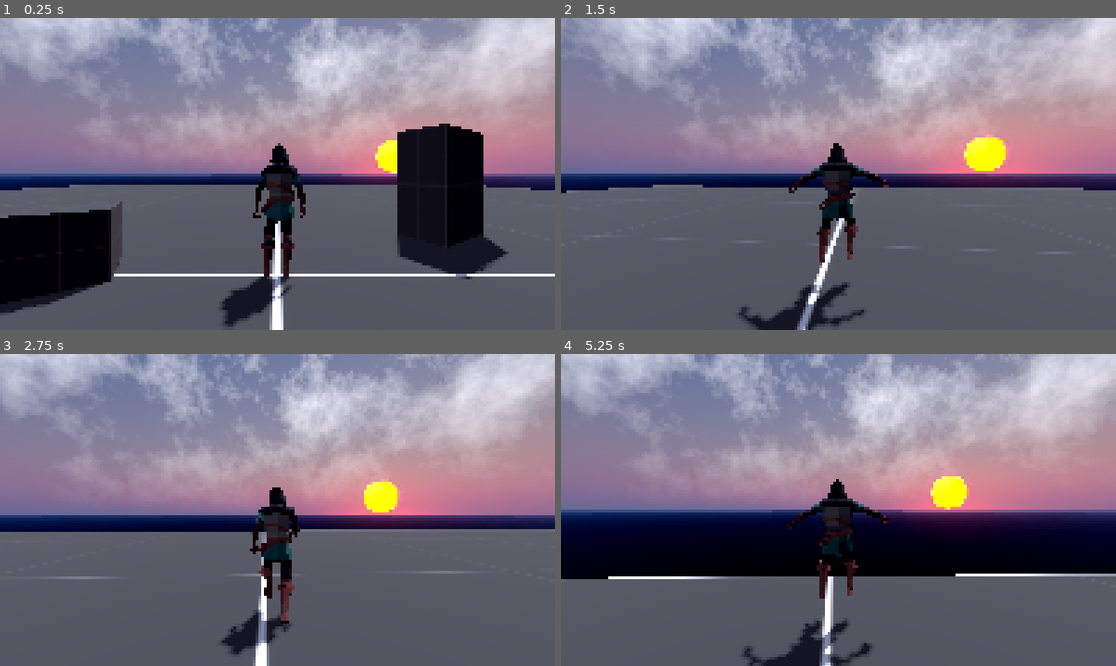
Above: before the commit, frames 1-4 (two rows, left to right).
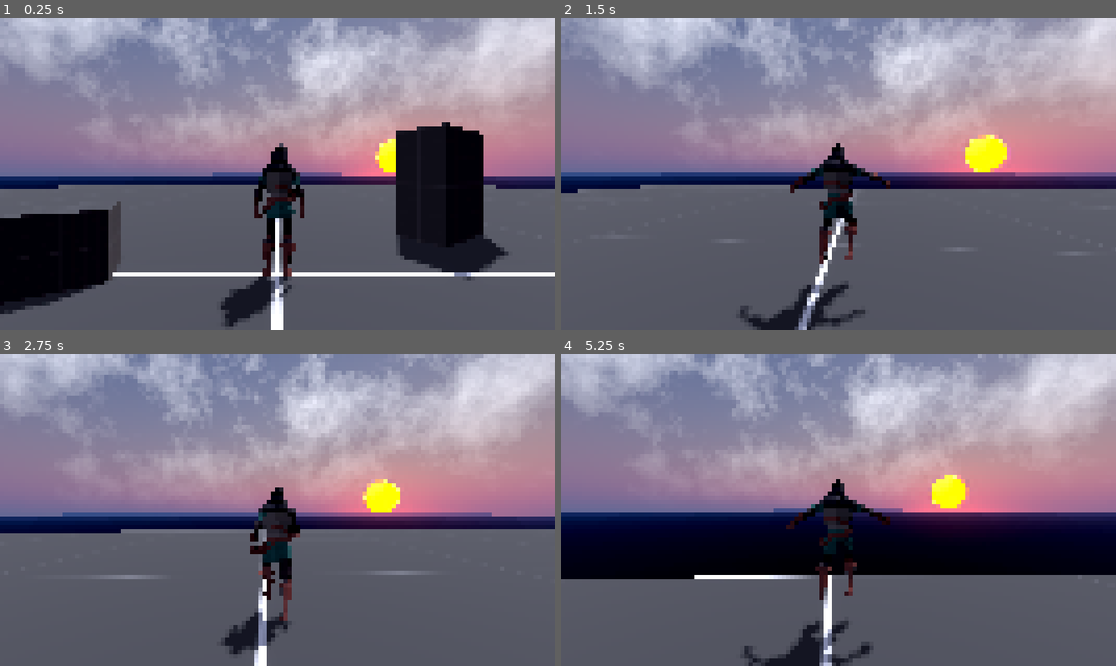
Above: after the commit, the same moments.

Repository: mmollica01/Godot-RPG-2026
Game: Godot game, scene res://scenes/test_level.tscn
Same seed, same stepped clock (60 frames per second), same inputs: the game is played once before the commit and once after it.
Inputs (mouse positions are in pixels of both pictures, inside the frame that each line leads up to):
- Up to frame 1 (0.25 s): no input
- Up to frame 2 (1.5 s): tap Enter at 0.5 s; move the mouse to (866, 174) at 0.52 s; hold W (move_fwd) from 0.53 s (still down); tap Space (jump) at 0.77 s; move the mouse to (810, 174) at 1.27 s
- Up to frame 3 (2.75 s): keep holding W (move_fwd); tap Space (jump) at 1.52 s; move the mouse to (288, 503) at 2.02 s
- Up to frame 4 (5.25 s): keep holding W (move_fwd); move the mouse to (832, 516) at 2.77 s; tap Space (jump) at 3.02, 3.77, 4.52 s; move the mouse to (877, 513) at 3.52 s; move the mouse to (794, 506) at 4.27 s; move the mouse to (844, 510) at 5.02 s

The runs differ from the first frame. In frame 1, 3.0% of the frame differs, in the area x 0-100%, y 0-100%; in frame 2, 2.5%; in frame 3, 2.9%; in frame 4, 2.8%.

Commit message:
Updated character model with attack animations

Diff:
--- a/scenes/player.tscn
+++ b/scenes/player.tscn
@@ -102,18 +102,17 @@
 
 [node name="MeshInstance3D" type="MeshInstance3D" parent="SpringArm3D/Camera3D" unique_id=1770489369]
 transform = Transform3D(1, 0, 0, 0, 1, 0, 0, 0, 1, 0, 0, -0.5)
-extra_cull_margin = 16384.0
 mesh = SubResource("QuadMesh_tuyoq")
 
-[node name="Mesh" parent="." unique_id=774283578 instance=ExtResource("3_g1dw6")]
+[node name="Mesh" parent="." unique_id=1286243991 instance=ExtResource("3_g1dw6")]
 transform = Transform3D(-1, 0, -8.742278e-08, 0, 1, 0, 8.742278e-08, 0, -1, 0, 0, 0)
 
-[node name="Skeleton3D" parent="Mesh/Rig" parent_id_path=PackedInt32Array(774283578, 1041863799) index="0" unique_id=1657846987]
-bones/0/position = Vector3(-0.03924511, -0.018577814, -4.861084e-10)
-bones/1/rotation = Quaternion(0.0050788163, 7.0782286e-12, 1.3867482e-09, 0.9999872)
-bones/2/rotation = Quaternion(-0.01897393, 5.1582653e-12, -4.233456e-09, 0.99982005)
+[node name="Skeleton3D" parent="Mesh/Rig" parent_id_path=PackedInt32Array(1286243991, 1444556662) index="0" unique_id=2146700865]
+bones/0/position = Vector3(-0.041284, -0.018577814, 0)
+bones/1/rotation = Quaternion(0.0058176746, -3.635981e-15, 1.3870418e-09, 0.99998313)
+bones/2/rotation = Quaternion(-0.017756412, 7.104652e-15, -4.233459e-09, 0.99984235)
 bones/4/rotation = Quaternion(-0.11482734, -1.18420814e-07, -4.1065462e-08, 0.99338555)
-bones/5/position = Vector3(0.19736299, 0.31447628, 0.014798427)
+bones/5/position = Vector3(0.19736297, 0.31267127, 0.014810752)
 bones/5/rotation = Quaternion(-0.16595353, 0.020329295, -0.9635058, 0.20905194)
 bones/6/rotation = Quaternion(0.019456487, 0.0060857637, -0.14305711, 0.9895045)
 bones/7/rotation = Quaternion(-0.07486889, 0.012838181, -0.00063865446, 0.9971106)
@@ -136,7 +135,7 @@
 bones/20/rotation = Quaternion(0.040128443, 0.021814, -0.25572073, 0.96567124)
 bones/21/rotation = Quaternion(0.046203885, 0.15908556, 0.04260036, 0.9852625)
 bones/22/rotation = Quaternion(-0.021716984, 0.18247426, 0.17712647, 0.96688044)
-bones/23/position = Vector3(-0.19736296, 0.31447622, 0.014798339)
+bones/23/position = Vector3(-0.19736296, 0.31267127, 0.01481065)
 bones/23/rotation = Quaternion(-0.18453367, 0.06865309, 0.9612718, 0.19284889)
 bones/24/rotation = Quaternion(-0.02001357, -0.018067816, 0.12935668, 0.99123156)
 bones/25/rotation = Quaternion(-0.07486889, -0.012838187, 0.0006386556, 0.9971106)
@@ -159,16 +158,17 @@
 bones/38/rotation = Quaternion(0.040128328, -0.021814046, 0.2557206, 0.96567124)
 bones/39/rotation = Quaternion(0.04620392, -0.1590856, -0.04260028, 0.9852625)
 bones/40/rotation = Quaternion(-0.021716945, -0.18247429, -0.1771265, 0.96688044)
-bones/41/rotation = Quaternion(0.67920995, -0.032295737, -0.72437084, 0.11365712)
+bones/41/position = Vector3(0.108020805, 0.03017211, 2.8057661e-08)
+bones/41/rotation = Quaternion(0.6783043, -0.031199945, -0.7251781, 0.11422186)
 bones/41/scale = Vector3(1.0000193, 1.0000013, 1.0000613)
-bones/42/rotation = Quaternion(0.024296736, -1.3154931e-08, -0.20361388, 0.9787498)
-bones/43/rotation = Quaternion(0.009260977, 0.011292738, 0.5912447, 0.8063601)
+bones/42/rotation = Quaternion(0.024186186, -1.4319083e-08, -0.20268744, 0.9789447)
+bones/43/rotation = Quaternion(0.010870486, 0.011985609, 0.5907806, 0.80667007)
 bones/43/scale = Vector3(1.0000027, 1.0000086, 1.0000159)
 bones/44/rotation = Quaternion(-0.022062114, -0.020854143, 0.24916512, 0.9679851)
-bones/45/rotation = Quaternion(0.7126025, 0.07062981, 0.692743, 0.0855365)
+bones/45/rotation = Quaternion(0.71344507, 0.07154035, 0.6918903, 0.08465231)
 bones/45/scale = Vector3(1.0000191, 1.000001, 1.000061)
 bones/46/rotation = Quaternion(0.026153235, 7.287599e-08, 0.2191717, 0.9753358)
-bones/47/rotation = Quaternion(-0.05142198, 0.016774373, -0.5983996, 0.79937005)
+bones/47/rotation = Quaternion(-0.052991692, 0.017528115, -0.59832424, 0.79930764)
 bones/47/scale = Vector3(1.0000031, 0.9999953, 1.0000286)
 bones/48/rotation = Quaternion(-0.022062112, 0.020854127, -0.2491651, 0.9679851)
 bones/49/position = Vector3(0.14533289, -0.8999945, 2.0114725e-09)
@@ -177,7 +177,7 @@
 bones/51/position = Vector3(0.1349252, -0.4349112, 0.39341766)
 bones/52/position = Vector3(-0.1349252, -0.4349112, 0.39341766)
 
-[node name="AnimationPlayer" parent="Mesh" index="1" unique_id=812317669]
+[node name="AnimationPlayer" parent="Mesh" index="1" unique_id=1025843679]
 autoplay = &"idle"
 
 [node name="AnimationTree" type="AnimationTree" parent="." unique_id=1379808546]
--- a/shaders/retro_overlay.gdshader
+++ b/shaders/retro_overlay.gdshader
@@ -1,7 +1,7 @@
 shader_type spatial;
 render_mode unshaded;
 uniform sampler2D SCREEN_TEXTURE : hint_screen_texture, filter_linear_mipmap;
-const int pixel_size = 4;
+const int pixel_size = 6;
 
 
 void fragment() {
Binary file changed: assets/characters/ ARBITER.glb
Not shown, changed: assets/characters/ ARBITER.glb.import
